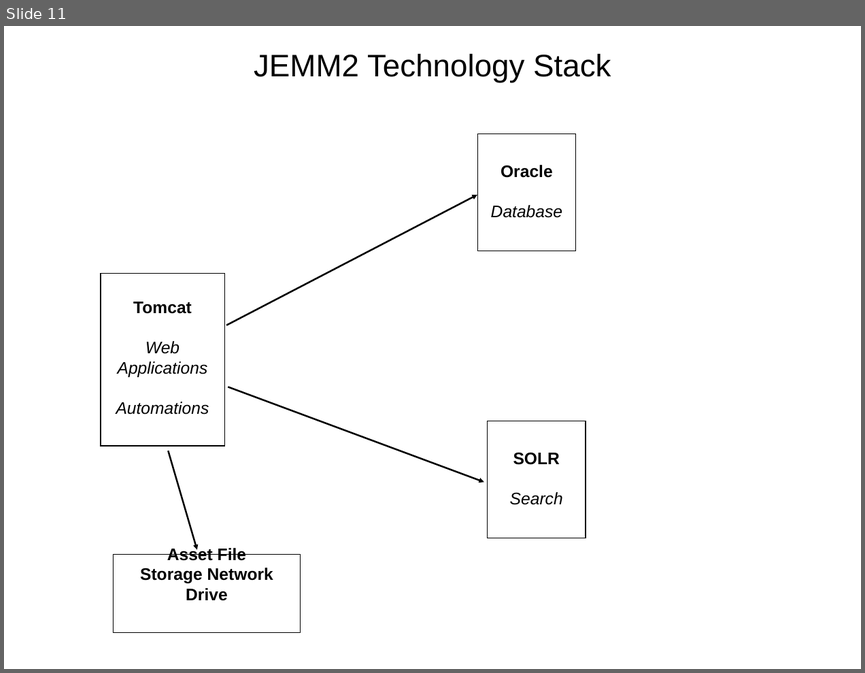
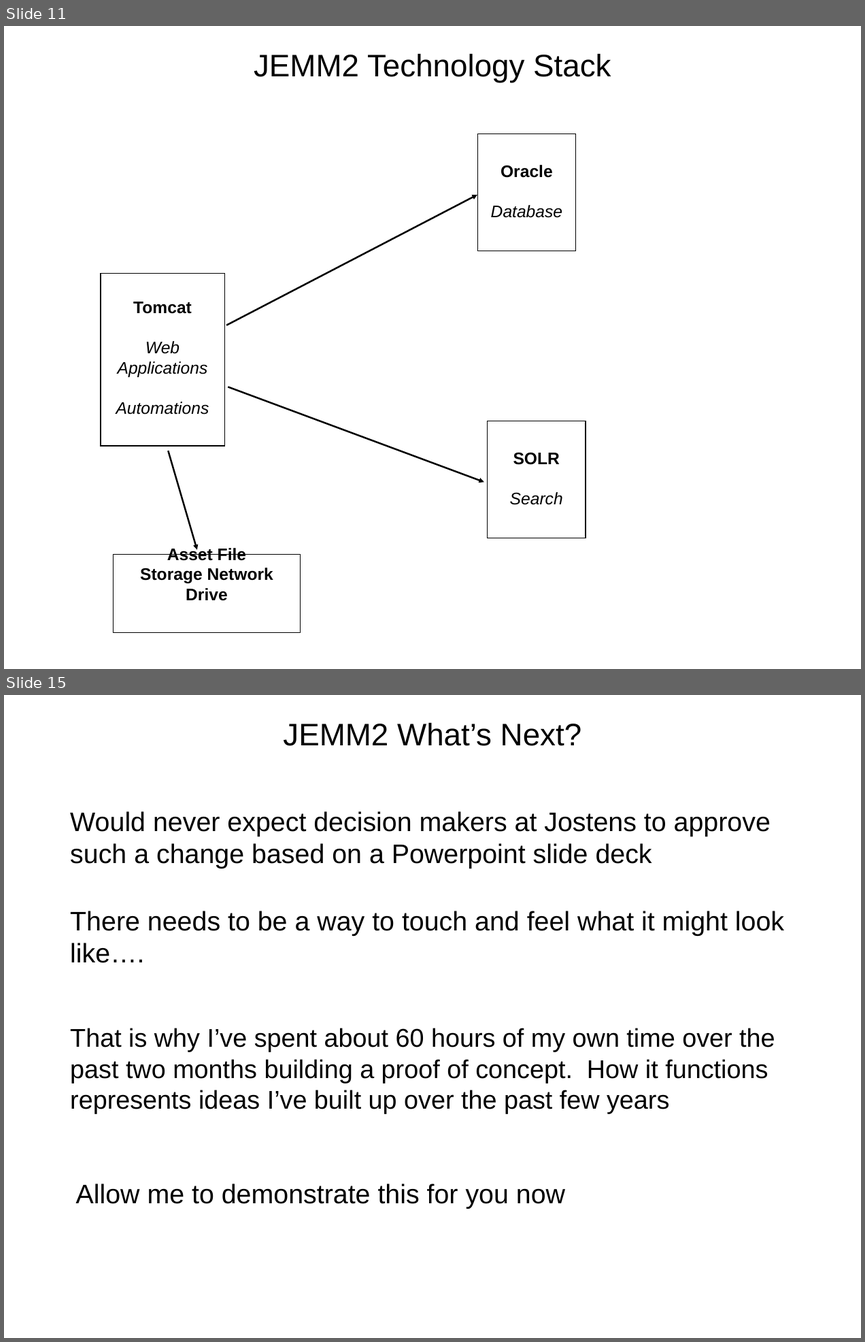
Before and after one commit to wshromoff/SOL, a slide deck: Files/Metadata_Groupings/Tables.pptx. Shown one above the other, each under a label of ours: slide 11 before the commit, slides 11 and 15 after it; the slides between them are not shown. The pictures are 865x673 and 865x1342 pixels, drawn with LibreOffice and Linux fonts; fonts in the diff are those of the drawing. Boxes give left, top, right and bottom in pixels: in the first picture for what was removed or moved away, otherwise in the second. Text is boxed around its words. In the diff, an @@ line names an element or a change of style, - is before the commit and + after.

```diff
--- a/Files/Metadata_Groupings/Tables.pptx
+++ b/Files/Metadata_Groupings/Tables.pptx
@@ slide 15 added at [4, 695, 861, 1338], background #FFFFFF @@
@@ title added at [283, 723, 581, 746], 37.2 pt, text #000000 @@
+JEMM2 What’s Next?
@@ text added at [70, 811, 784, 963], 32 pt, text #000000 @@
+Would never expect decision makers at Jostens to approve such a change based on a Powerpoint slide deck
+There needs to be a way to touch and feel what it might look like….
@@ text added at [70, 1028, 774, 1113], 30.7 pt, text #000000 @@
+That is why I’ve spent about 60 hours of my own time over the past two months building a proof of concept. How it functions represents ideas I’ve built up over the past few years
@@ text added at [76, 1183, 565, 1208], 32 pt, text #000000 @@
+Allow me to demonstrate this for you now
```
Also in this commit, not shown: 2 slides changed, 4 other slides added, 1 other file.
